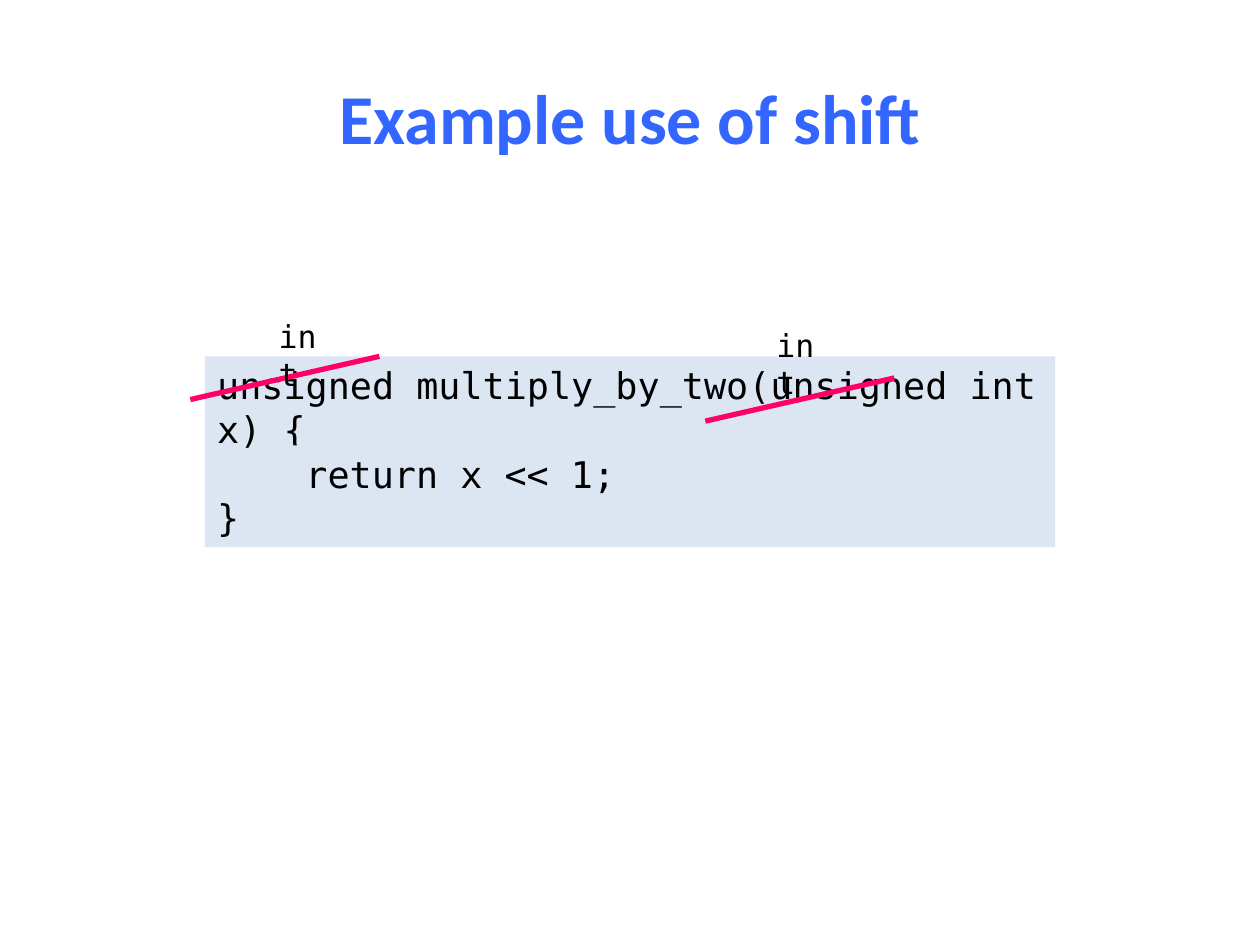
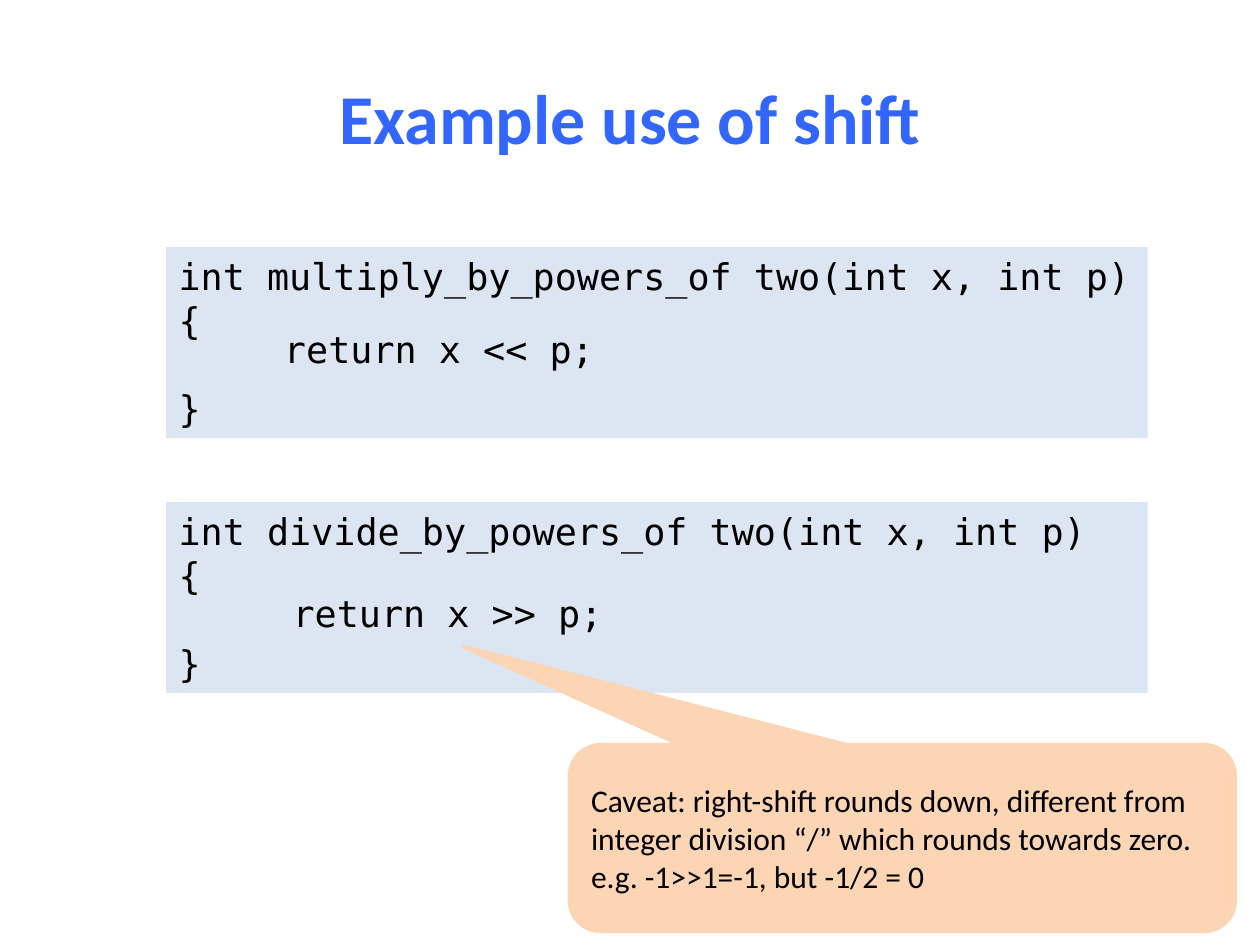
Before and after one commit to NYU-CSO/nyu-cso.github.io, a slide deck: slide 24 of notes/04-C_Basics.pptx (slide 26 before the commit). Drawn at 1260x945 pixels with LibreOffice and Linux fonts; fonts in the diff are those of the drawing. Boxes give left, top, right and bottom in pixels: in the first picture for what was removed or moved away, otherwise in the second. Text is boxed around its words. In the diff, an @@ line names an element or a change of style, - is before the commit and + after.

```diff
--- a/notes/04-C_Basics.pptx
+++ b/notes/04-C_Basics.pptx
@@ rectangle "int multiply_by_powers_of two(int x, int ...": place and size @@
-rectangle "int multiply_by_powers_of two(int x, int ..." at [205,357,1056,547]
+rectangle "int multiply_by_powers_of two(int x, int ..." at [166,247,1148,437]
@@ text in rectangle at [179,262,1130,298]: text changed @@
-unsigned multiply_by_two(unsigned int x) {
+int multiply_by_powers_of two(int x, int p)
+{
@@ group removed at [190,311,895,421]: 2 lines, 2 texts @@
-int
-int
@@ text at [284,337,594,371]: text changed @@
-return x << 1;
+return x << p;
@@ rectangle added at [166,503,1148,693], fill #DCE6F2, 21 pt, text #000000 @@
+int divide_by_powers_of two(int x, int p)
+{
+}
@@ text added at [293,601,602,635], 21 pt, text #000000 @@
+return x >> p;
@@ rounded speech box added at [570,745,1235,931], fill #FCD5B5, outline #FCD5B5 2.25 pt, 18 pt, text #000000 @@
+Caveat: right-shift rounds down, different from integer division “/” which rounds towards zero.
+e.g. -1>>1=-1, but -1/2 = 0
```
Also in this commit, not shown: 27 other slides changed, 2 slides added, 3 slides removed, 2 other files.
